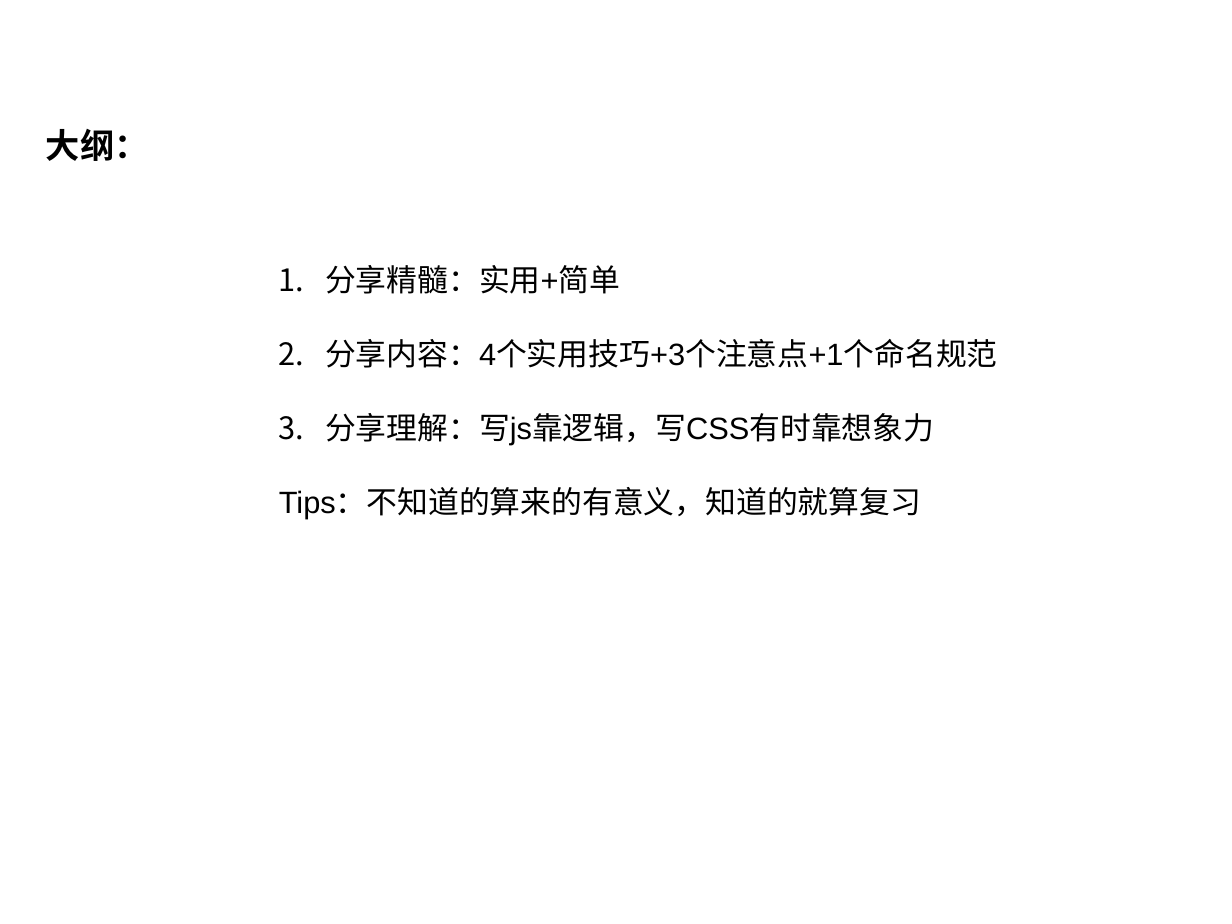
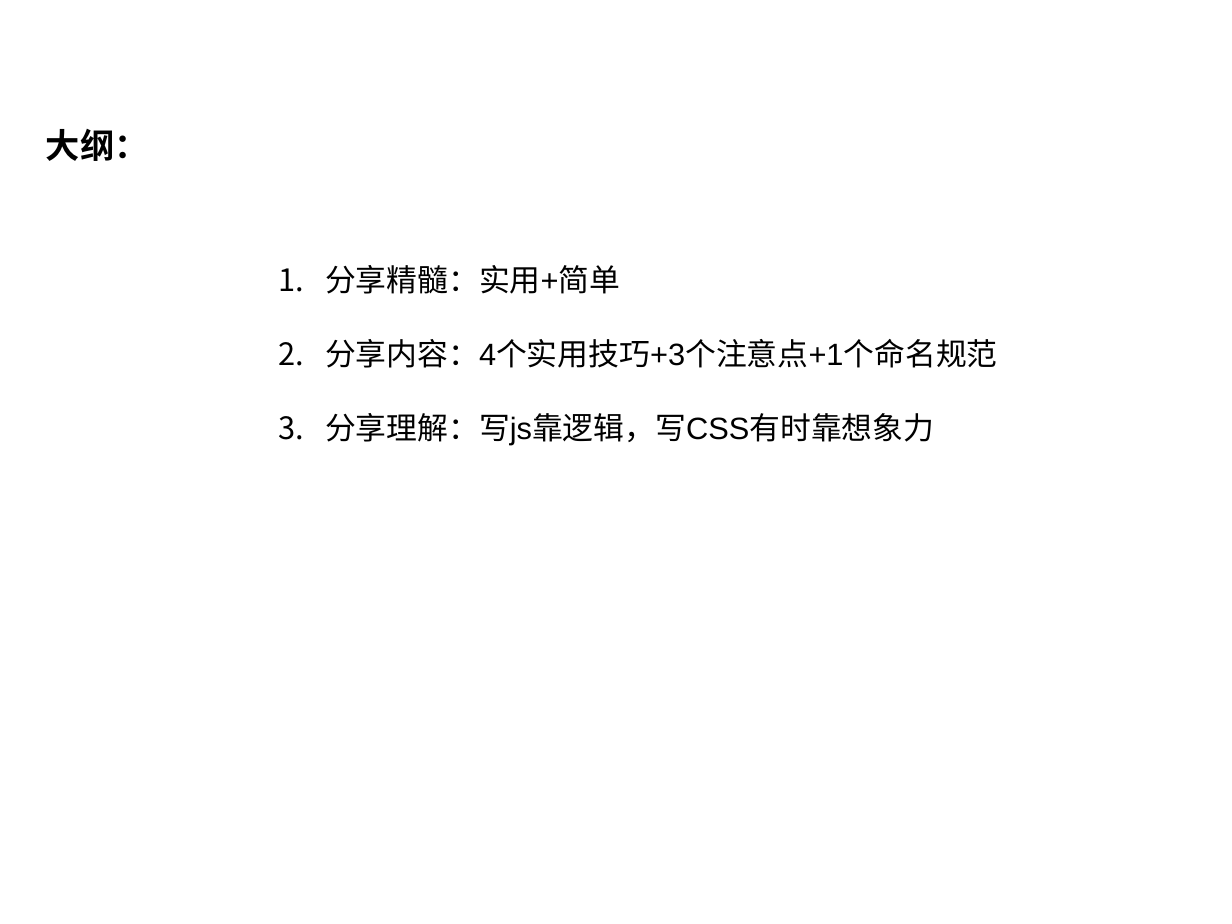
Before and after one commit to femonster/groceries, a slide deck: slide 2 of css-demo/分享模板.ppt. Drawn at 1232x924 pixels with LibreOffice and Linux fonts; fonts in the diff are those of the drawing; background and template pictures are left out. Boxes give left, top, right and bottom in pixels: in the first picture for what was removed or moved away, otherwise in the second. Text is boxed around its words. In the diff, an @@ line names an element or a change of style, - is before the commit and + after.

```diff
--- a/css-demo/分享模板.ppt
+++ b/css-demo/分享模板.ppt
@@ text at box(279, 488, 921, 518): paragraph removed @@
-Tips：不知道的算来的有意义，知道的就算复习
```
